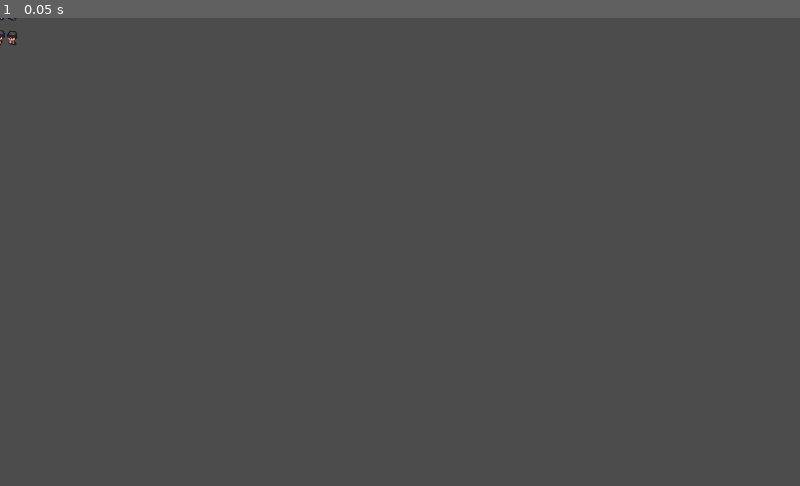
Above: before the commit, frame 1.
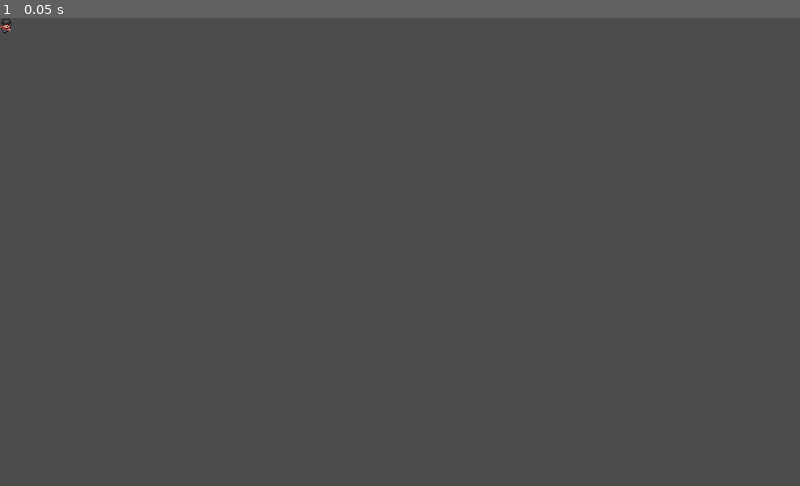
Above: after the commit, the same moment.

Repository: denvermullets/chinpokomon
Game: Godot game, scene res://Town.tscn
The game is run twice, just before and just after one commit, with the same random seed, the same clock (stepped at 60 frames per second) and the same inputs. The project has no main scene, so this scene is started directly.
Inputs:
- Up to frame 1 (0.05 s): no input

The runs differ from the first frame. In frame 1, less than 0.1% of the frame differs, in the area x 0-3%, y 0-6%.

Commit message:
update sprite

Diff:
--- a/Town.tscn
+++ b/Town.tscn
@@ -6,3 +6,6 @@
 
 [node name="Sprite" type="Sprite" parent="."]
 texture = ExtResource( 1 )
+centered = false
+hframes = 3
+vframes = 3
